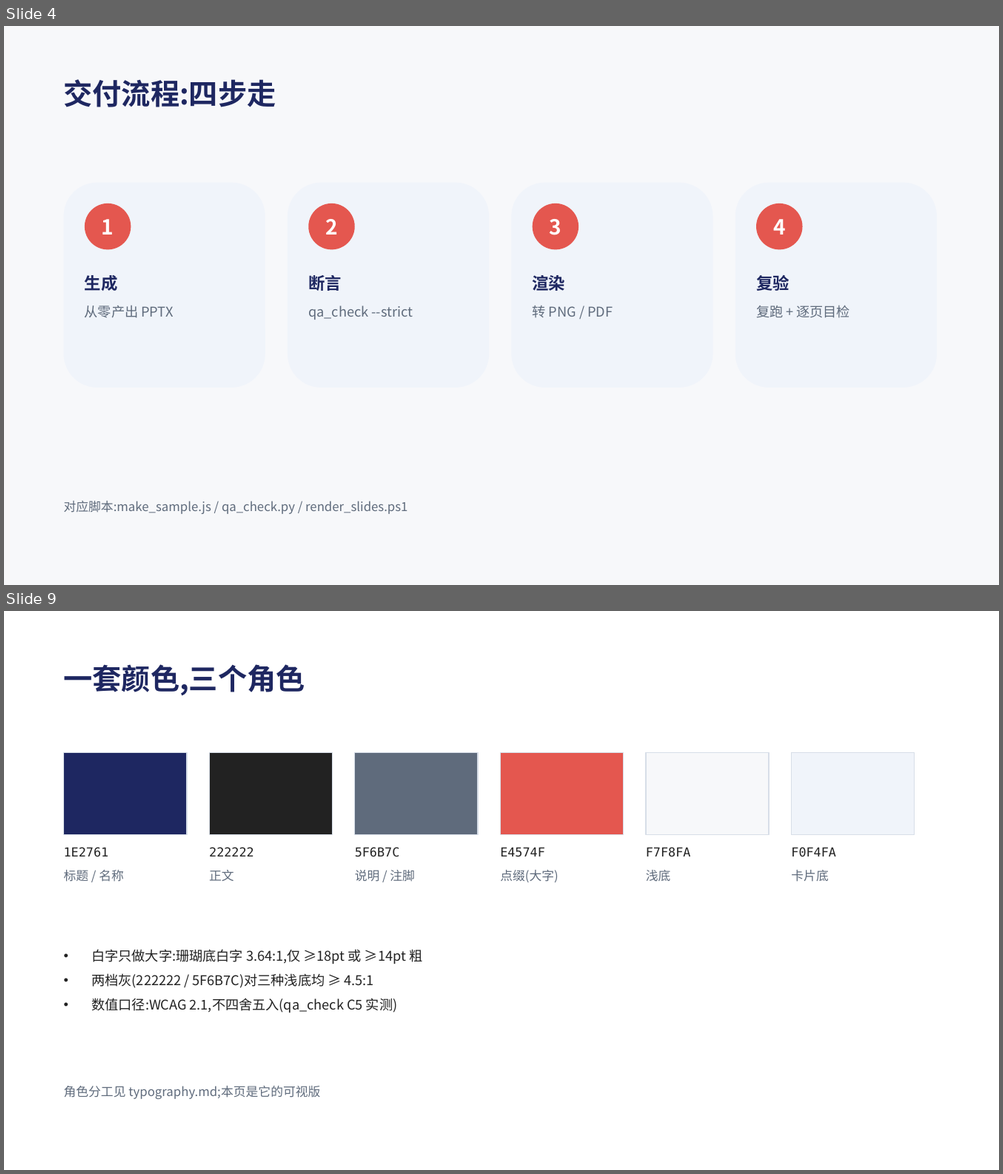
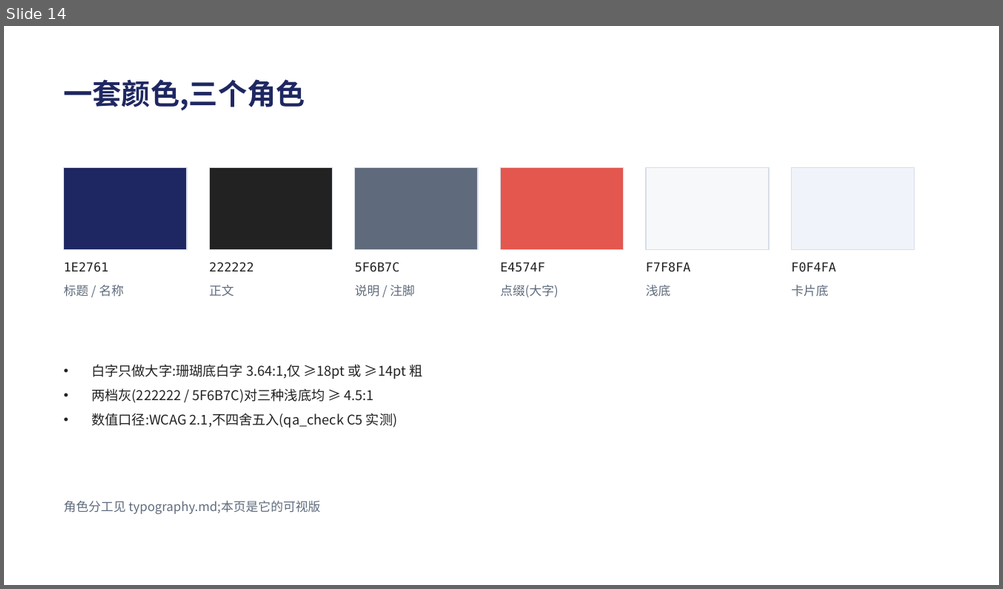
Before and after one commit to Tlaven/skill-repo, a slide deck: pptx-delivery/examples/acceptance-sample/deck.pptx. Shown one above the other, each under a label of ours: slides 4 and 9 before the commit, slide 14 after it; the slides between them are not shown. The pictures are 1003x1174 and 1003x589 pixels, drawn with LibreOffice and Linux fonts; fonts in the diff are those of the drawing. Boxes give left, top, right and bottom in pixels: in the first picture for what was removed or moved away, otherwise in the second. Text is boxed around its words. In the diff, an @@ line names an element or a change of style, - is before the commit and + after.

Commit message:
feat(pptx-delivery): 版式库脚手架(essentials 蒸馏)+ 示例重做为 15 页 12 原型
- 学习与蒸馏(essentials 完整版流程):StrategyU 14 版式库 + Deckary MBB 结构规则 +
  bento 综述 → docs/scaffolds/slide-patterns-essentials.md(候选待作者评审;12 条通例、
  来源分级;"bento 47% 留存"类引用标【待补证据】不予采信)
- 先尺子后提案:示例重做为 15 页 / 12 种原型(执行摘要、大数字、三支柱、chevron 流程、
  时间线、2×2 矩阵、仪表盘、双栏对比、记分卡、引用+证据、图+解读、终端块、色卡、封面/收尾);
  生成器新增点阵纹理(sharp Alpha)与 chevron / triangle / 环形等形状构件,两张图片 aspect 精确
- 判据当场生效:C5 拦下装饰性低对比引号(通例 8)→ 改 ice;记分卡"七项"→"八项"事实修正;
  三支柱补元信息层
- validate PASSED;两层断言 0/0(15 页);CHECK.md 重写(按 15 页版式逐条列检查点);
  SKILL.md 挂新版式脚手架入口

```diff
--- a/pptx-delivery/examples/acceptance-sample/deck.pptx
+++ b/pptx-delivery/examples/acceptance-sample/deck.pptx
@@ slide 4 removed at bbox=[4, 26, 999, 585], background #F7F8FA @@
@@ text removed at bbox=[64, 79, 276, 107] @@
-交付流程:四步走
@@ rounded rectangle removed at bbox=[64, 183, 265, 388] @@
@@ rounded rectangle removed at bbox=[287, 183, 489, 388] @@
@@ rounded rectangle removed at bbox=[512, 183, 713, 388] @@
@@ rounded rectangle removed at bbox=[735, 183, 936, 388] @@
@@ ellipse removed at bbox=[85, 204, 131, 249] @@
-1
@@ ellipse removed at bbox=[308, 204, 355, 249] @@
-2
@@ ellipse removed at bbox=[532, 204, 578, 249] @@
-3
@@ ellipse removed at bbox=[756, 204, 802, 249] @@
-4
@@ text removed at bbox=[85, 275, 118, 291] @@
-生成
@@ text removed at bbox=[308, 275, 341, 291] @@
-断言
@@ text removed at bbox=[532, 275, 566, 291] @@
-渲染
@@ text removed at bbox=[756, 275, 789, 291] @@
-复验
@@ text removed at bbox=[85, 306, 173, 318] @@
-从零产出 PPTX
@@ text removed at bbox=[308, 306, 412, 320] @@
-qa_check --strict
@@ text removed at bbox=[532, 306, 612, 318] @@
-转 PNG / PDF
@@ text removed at bbox=[756, 306, 850, 318] @@
-复跑 + 逐页目检
@@ text removed at bbox=[64, 501, 407, 514] @@
-对应脚本:make_sample.js / qa_check.py / render_slides.ps1
@@ what was slide 9 is now slide 14 @@
```
Also in this commit, not shown: 4 slides changed, 9 slides added, 4 other slides removed, 23 other files.
